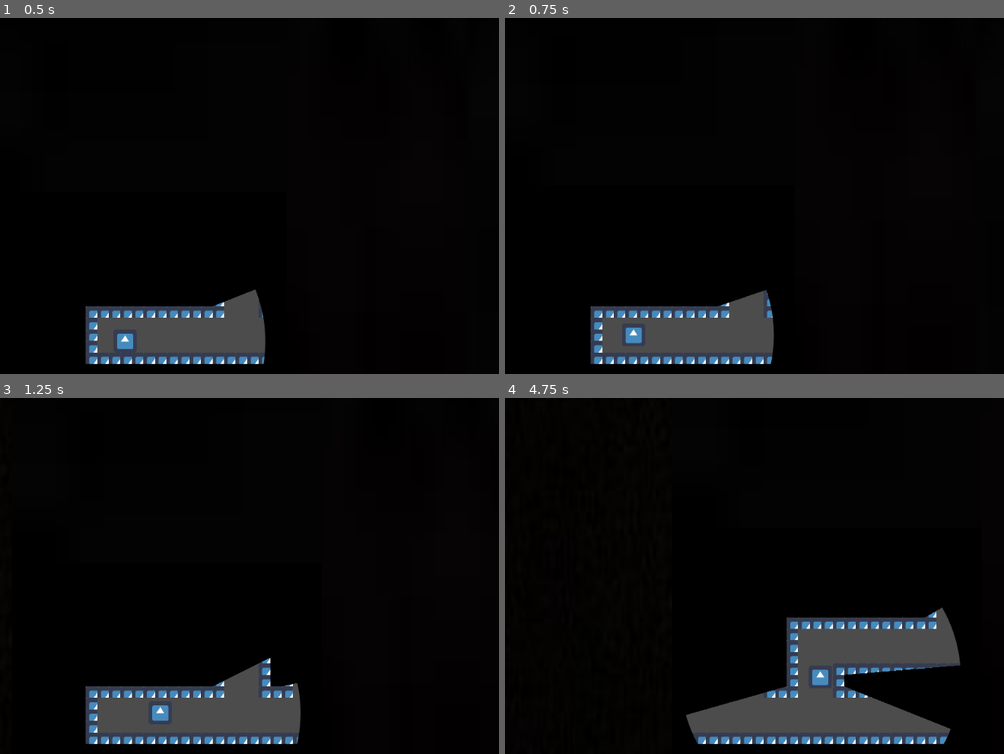
Above: before the commit, frames 1-4 (two rows, left to right).
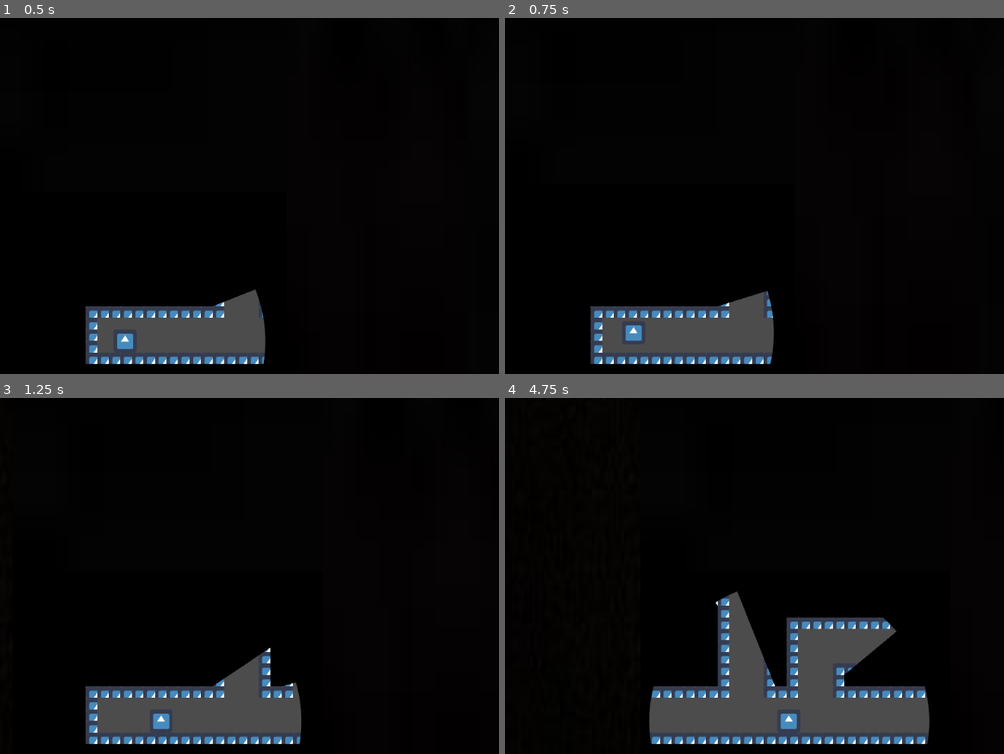
Above: after the commit, the same moments.

Repository: Team-ROUS/rodents-of-usual-size
Game: Godot game, scene res://World.tscn
The game is run twice, just before and just after one commit, with the same random seed, the same clock (stepped at 60 frames per second) and the same inputs. The engine's default icon, where the game draws it, is replaced by a stand-in: a white triangle on a blue panel in a dark square.
Inputs:
- Up to frame 1 (0.5 s): no input
- Up to frame 2 (0.75 s): tap Enter at 0.5 s; hold D (right) from 0.53 s (still down); hold W (jump) from 0.53 s (still down)
- Up to frame 3 (1.25 s): keep holding D (right); keep holding W (jump)
- Up to frame 4 (4.75 s): release W (jump) at 1.28 s; tap W (jump) at 1.35, 1.52, 1.82, 2.85, 3.02, 3.32, 4.35, 4.52 s; release D (right) at 2.03 s; hold A (left) 2.03-2.78 s; hold W (jump) 2.03-2.78 s; hold D (right) 2.78-4.28 s; hold W (jump) 3.53-4.28 s; hold A (left) from 4.28 s (still down)

Frame 1 is identical in both runs. In frame 2, 0.1% of the frame differs, in the area x 24-54%, y 76-98%; in frame 3, 0.4%; in frame 4, 7.8%, in the area x 28-92%, y 54-98%.

Commit message:
lawrence

Diff:
--- a/Player.gd
+++ b/Player.gd
@@ -4,7 +4,7 @@
 const GRAVITY = 25
 const MAXFALLSPEED = 400
 const MAXSPEED = 200
-export(int) var JUMPFORCE  = 600
+export(int) var JUMPFORCE  = 400
 const ACCEL = 10
 const AIRMULTIPLIERCONTROLS = 0.7
 const AIRMULTIPLERX = 0.1
@@ -53,7 +53,7 @@
 				facingX = "left"
 			else:
 				motion.x = lerp(motion.x, 0, 0.2)
-			if Input.is_action_pressed("jump"):
+			if Input.is_action_just_pressed("jump"):
 				motion.y = -JUMPFORCE
 		else:
 			if Input.is_action_pressed("right"):
@@ -86,7 +86,7 @@
 		if not is_on_floor():
 			motion.x += GRAVITY * direction
 
-		if Input.is_action_pressed("jump"):
+		if Input.is_action_just_pressed("jump"):
 			motion.x = -JUMPFORCE * direction
 			motion.y = -JUMPFORCE
 		elif Input.is_action_pressed("right"):
@@ -97,7 +97,7 @@
 				facingY = "down"
 				print("down")
 			motion.y -= ACCEL * direction
-		elif Input.is_action_pressed("left"):
+		elif Input.is_action_just_pressed("left"):
 			if direction == 1:
 				facingY = "down"
 				print("down")
--- a/project.godot
+++ b/project.godot
@@ -29,6 +29,7 @@
 jump={
 "deadzone": 0.5,
 "events": [ Object(InputEventKey,"resource_local_to_scene":false,"resource_name":"","device":0,"alt":false,"shift":false,"control":false,"meta":false,"command":false,"pressed":false,"scancode":87,"physical_scancode":0,"unicode":0,"echo":false,"script":null)
+, Object(InputEventKey,"resource_local_to_scene":false,"resource_name":"","device":0,"alt":false,"shift":false,"control":false,"meta":false,"command":false,"pressed":false,"scancode":32,"physical_scancode":0,"unicode":0,"echo":false,"script":null)
  ]
 }
 
